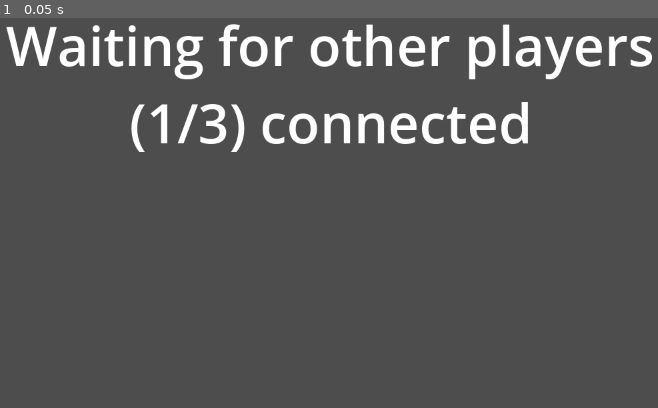
Above: before the commit, frame 1.
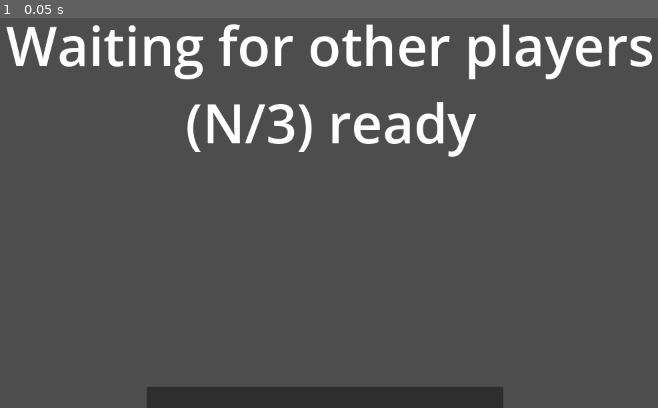
Above: after the commit, the same moment.

Repository: extract/over-fort-2
Game: Godot game, scene res://scenes/maps/lobby/lobby_ui.tscn
Two runs of this game, one before a commit and one after it. Both use one fixed random seed, a clock stepped at 60 frames per second and the inputs below. This scene is started directly instead of the project's main scene.
Inputs:
- Up to frame 1 (0.05 s): no input

The runs differ from the first frame. In frame 1, 5.9% of the frame differs, in the area x 19-81%, y 21-100%.

Commit message:
a lot of game and lobby changes

Diff:
--- /dev/null
+++ b/scenes/game/Game.tscn
@@ -0,0 +1,8 @@
+[gd_scene load_steps=3 format=3 uid="uid://e217n2rh1722"]
+
+[ext_resource type="Script" uid="uid://bkasnarjkd4rq" path="res://scenes/game/game.gd" id="1_klkup"]
+[ext_resource type="PackedScene" uid="uid://dn6ln2qk6dbtr" path="res://scenes/player/player.tscn" id="2_m44fu"]
+
+[node name="Game" type="Node3D"]
+script = ExtResource("1_klkup")
+defaultPlayerScene = ExtResource("2_m44fu")
--- /dev/null
+++ b/scenes/game/game.gd
@@ -0,0 +1,36 @@
+extends Node3D # Or Node2D.
+
+var packedScene : PackedScene
+@export var defaultPlayerScene : PackedScene
+var players = {}
+var heroPlayers = {}
+
+func set_map(packedScene_):
+	packedScene = packedScene_
+
+func set_players(players_):
+	players = players_
+
+func _ready():
+	# Preconfigure game.
+	print_debug("ready")
+	var mapInstance = packedScene.instantiate()
+	get_node("/root/Game").add_child(mapInstance)
+	get_node("/root/Menu/MultiplayerSetup").player_loaded.rpc_id(1) # Tell the server that this peer has loaded.
+
+	mapInstance.consume_next_spawn_point()
+	for idx in players:
+		var heroName = players[idx].get("hero")
+		var hero = null
+		if heroName == "default":
+			hero = defaultPlayerScene.instantiate()
+		heroPlayers.set(players[idx], hero)
+	#for idx in heroPlayers:
+		#heroPlayers.get(idx).global_transform.origin = mapInstance.consume_next_spawn_point().get_global_position()
+
+
+# Called only on the server.
+func start_game():
+	print_debug("start_game")
+	pass
+	# All peers are ready to receive RPCs in this scene.
--- a/scenes/maps/lobby/lobby.tscn
+++ b/scenes/maps/lobby/lobby.tscn
@@ -1,7 +1,7 @@
 [gd_scene load_steps=4 format=3 uid="uid://dsqddxnd6obw"]
 
 [ext_resource type="PackedScene" uid="uid://du0ni00nm5poi" path="res://scenes/shapes/static/floor_10x_10.tscn" id="1_by1pr"]
-[ext_resource type="Script" uid="uid://d24258mt7vtuh" path="res://scenes/maps/lobby/lobby_player_pos.gd" id="1_iupu6"]
+[ext_resource type="Script" uid="uid://ctbggx720mcnf" path="res://scenes/maps/lobby/lobby_manager.gd" id="1_iupu6"]
 [ext_resource type="PackedScene" uid="uid://capis0p76uoxd" path="res://scenes/maps/lobby/lobby_ui.tscn" id="2_4t2je"]
 
 [node name="Lobby" type="Node3D" node_paths=PackedStringArray("slots")]
--- /dev/null
+++ b/scenes/maps/lobby/lobby_manager.gd
@@ -0,0 +1,48 @@
+extends Node3D
+
+@export var slots : Array[Node3D] = []
+@export var slotsTaken : Array[bool] = []
+@export var button : Node
+
+func get_first_free_slot() -> int:
+	var availableSlot = -1
+	if len(slots) != len(slotsTaken):
+		slotsTaken.resize(len(slots))
+	for n in len(slots):
+		if slotsTaken[n] == false:
+			availableSlot = n
+			break
+	return availableSlot
+
+func set_first_free_slot() -> Node3D:
+	var availableSlot = get_first_free_slot()
+	print(str(availableSlot))
+	slotsTaken[availableSlot] = true
+	return slots[availableSlot]
+
+func remove_slot(idx) -> void:
+	slotsTaken[idx] = false
+
+#@rpc("authority")
+func update_ready_players(readyCount, numPlayers) -> void:
+	get_node("LobbyUi/Control/NumberReady").text = "(" + str(readyCount) + "/" + str(numPlayers) + ") ready"
+
+func game_ready() -> void:
+	get_node("LobbyUi/Control/WaitingLabel").text = "... Waiting for host to start game"
+	get_node("LobbyUi/Control/NumberReady").text = "Ready"
+	if multiplayer.is_server():
+		get_node("LobbyUi/Control/ReadyStartButton").text = "Start Game!"
+		get_node("LobbyUi/Control/ReadyStartButton").game_ready_mode()
+	else:
+		get_node("LobbyUi/Control/ReadyStartButton").visible = false
+
+func hide_ui() -> void:
+	get_node("LobbyUi").visible = false
+
+func player_ready(idx) -> void:
+	set_first_free_slot()
+
+
+# Called when the node enters the scene tree for the first time.
+func _ready() -> void:
+	pass # Replace with function body.
--- a/scenes/maps/lobby/lobby_player_pos.gd
+++ /dev/null
@@ -1,31 +0,0 @@
-extends Node3D
-
-@export var slots : Array[Node3D] = []
-@export var slotsTaken : Array[bool] = []
-var firstFreeSlot = 0
-
-func get_first_free_slot() -> Node3D:
-	var availableSlot = -1
-	if len(slots) != len(slotsTaken):
-		slotsTaken.resize(len(slots))
-	for n in len(slots):
-		if slotsTaken[n] == false:
-			availableSlot = n
-			print(availableSlot)
-			break
-	print(str(availableSlot))
-	slotsTaken[availableSlot] = true
-	return slots[availableSlot]
-
-func remove_slot(idx) -> void:
-	slotsTaken[idx] = false
-
-# Called when the node enters the scene tree for the first time.
-func _ready() -> void:
-
-	pass # Replace with function body.
-
-
-# Called every frame. 'delta' is the elapsed time since the previous frame.
-func _process(delta: float) -> void:
-	pass
--- /dev/null
+++ b/scenes/maps/lobby/lobby_ready.gd
@@ -0,0 +1,30 @@
+extends Button
+
+@onready var multiplayerSetupNode
+var pressMeansHost = false
+
+func game_ready_mode():
+	pressMeansHost = true
+
+@rpc("any_peer", "call_local", "reliable")
+func inform_ready_state(id) -> void:
+	print_debug("Player %s now ready" % id)
+	multiplayerSetupNode.update_player_ready_status(id, true)
+
+	pass
+
+@rpc("authority", "call_local", "reliable")
+func start_game_press() -> void:
+	print_debug("Hosting game!")
+	multiplayerSetupNode.start_the_game()
+	pass
+
+func _on_pressed() -> void:
+	if !pressMeansHost:
+		inform_ready_state.rpc(multiplayer.get_unique_id())
+	else:
+		start_game_press.rpc()
+	pass # Replace with function body.
+
+func _ready() -> void:
+	multiplayerSetupNode = get_node("/root/Menu/MultiplayerSetup")
--- a/scenes/maps/lobby/lobby_ui.tscn
+++ b/scenes/maps/lobby/lobby_ui.tscn
@@ -1,6 +1,6 @@
 [gd_scene load_steps=3 format=3 uid="uid://capis0p76uoxd"]
 
-[ext_resource type="Script" uid="uid://c5otu0rdfbuf4" path="res://scenes/maps/lobby/player_count_update.gd" id="1_1uroi"]
+[ext_resource type="Script" uid="uid://di13wx2vc4uo2" path="res://scenes/maps/lobby/lobby_ready.gd" id="1_1uroi"]
 
 [sub_resource type="LabelSettings" id="LabelSettings_linbj"]
 font_size = 81
@@ -18,7 +18,7 @@
 offset_right = 40.0
 offset_bottom = 40.0
 
-[node name="Label" type="Label" parent="Control"]
+[node name="WaitingLabel" type="Label" parent="Control"]
 layout_mode = 0
 offset_right = 1153.0
 offset_bottom = 132.0
@@ -26,13 +26,23 @@
 label_settings = SubResource("LabelSettings_linbj")
 horizontal_alignment = 1
 
-[node name="Label2" type="Label" parent="Control"]
+[node name="NumberReady" type="Label" parent="Control"]
 layout_mode = 0
 offset_left = 1.0
 offset_top = 116.0
 offset_right = 1154.0
 offset_bottom = 248.0
-text = "(N/3) connected"
+text = "(N/3) ready"
 label_settings = SubResource("LabelSettings_linbj")
 horizontal_alignment = 1
+
+[node name="ReadyStartButton" type="Button" parent="Control"]
+layout_mode = 0
+offset_left = 301.0
+offset_top = 568.0
+offset_right = 836.0
+offset_bottom = 646.0
+text = "READY"
 script = ExtResource("1_1uroi")
+
+[connection signal="pressed" from="Control/ReadyStartButton" to="Control/ReadyStartButton" method="_on_pressed"]
--- /dev/null
+++ b/scenes/maps/test_map/test_map.gd
@@ -0,0 +1,11 @@
+extends Node
+
+func consume_next_spawn_point() -> Node3D:
+	return $Spawn1
+
+func get_spawn_points() -> Array[Node3D]:
+	return [null]
+
+# Called when the node enters the scene tree for the first time.
+func _ready() -> void:
+	pass # Replace with function body.
--- a/scenes/maps/test_map/test_map.tscn
+++ b/scenes/maps/test_map/test_map.tscn
@@ -1,10 +1,12 @@
-[gd_scene load_steps=4 format=3 uid="uid://cyjfreye6e0em"]
+[gd_scene load_steps=5 format=3 uid="uid://cyjfreye6e0em"]
 
 [ext_resource type="PackedScene" uid="uid://du0ni00nm5poi" path="res://scenes/shapes/static/floor_10x_10.tscn" id="1_2s55i"]
+[ext_resource type="Script" uid="uid://buyuucje1d4ie" path="res://scenes/maps/test_map/test_map.gd" id="1_vki1u"]
 [ext_resource type="PackedScene" uid="uid://hty8edbtyqdb" path="res://scenes/shapes/static/floor_100_x_100.tscn" id="3_38prr"]
 [ext_resource type="PackedScene" uid="uid://dgsrfg1p7easw" path="res://scenes/shapes/dynamic/box.tscn" id="3_o3n0h"]
 
 [node name="TestMap" type="Node"]
+script = ExtResource("1_vki1u")
 
 [node name="DirectionalLight3D" type="DirectionalLight3D" parent="."]
 transform = Transform3D(1, 0, 0, 0, 0.5465113, 0.83745176, 0, -0.83745176, 0.5465113, 0, 7.6711407, 7.299741)
@@ -23,3 +25,12 @@
 
 [node name="Floor10x11" parent="." instance=ExtResource("1_2s55i")]
 transform = Transform3D(-5.732056e-15, 4.371139e-08, 1, 1, 1.3113416e-07, 0, -1.3113416e-07, 1, -4.371139e-08, -9.982986, 4.9829865, 15.916735)
+
+[node name="Spawn1" type="Node3D" parent="."]
+transform = Transform3D(1, 0, 0, 0, 1, 0, 0, 0, 1, 0, 3.0418172, 0)
+
+[node name="Spawn2" type="Node3D" parent="."]
+transform = Transform3D(0.27565414, 0, 0.96125686, 0, 1, 0, -0.96125686, 0, 0.27565414, 3.2854087, 2.8758163, 0)
+
+[node name="Spawn3" type="Node3D" parent="."]
+transform = Transform3D(1, 0, 0, 0, 1, 0, 0, 0, 1, -2.918933, 2.6906118, 0)
--- a/scenes/menu/connect.gd
+++ b/scenes/menu/connect.gd
@@ -2,39 +2,22 @@
 
 var PORT = 21057
 @onready var lineEdit = $"../LineEdit"
-@export var lobbyScene : PackedScene
-@onready var menuNode = (($"../..") as Control)
+@onready var multiplayerSetupNode = $"../../../MultiplayerSetup"
 
 # Called when the node enters the scene tree for the first time.
 func _ready() -> void:
-	multiplayer.connected_to_server.connect(_on_connected_to_server)
-	multiplayer.connection_failed.connect(_on_connection_failed)
+	pass
 
 func _on_pressed() -> void:
-	var ip = lineEdit.text
-	print(ip)
-	if len(ip) != 0:
-		join_game(ip)
-	else:
-		join_game()
+	var userInput = lineEdit.text
+	var port = PORT
+	var ip = "127.0.0.1"
+	if len(userInput) > 0:
+		if text.find(":") != -1:
+			ip = userInput.split(":")[0]
+			port = int(userInput.split(":")[1])
+		else:
+			ip = userInput
+	print(ip, port)
+	multiplayerSetupNode.join_game(ip,port)
 	pass # Replace with function body.
-
-
-func join_game(address: String = "127.0.0.1"):
-	var peer = ENetMultiplayerPeer.new()
-	var error = peer.create_client(address, PORT)
-
-	if error != OK:
-		print("Failed to create client: ", error)
-		return
-
-	multiplayer.multiplayer_peer = peer
-	print("Attempting to connect to ", address, ":" , PORT)
-
-func _on_connected_to_server():
-	get_node("/root/").add_child(lobbyScene.instantiate())
-	menuNode.visible = false
-	print("Successfully connected to the server!")
-
-func _on_connection_failed():
-	print("Connection failed.")
--- a/scenes/menu/host.gd
+++ b/scenes/menu/host.gd
@@ -1,72 +1,18 @@
 extends Button
-@export var startMap : PackedScene
-@export var playerScene : PackedScene
-@export var lobbyScene : PackedScene
-@onready var networkNode = $"../../../Network"
 
-var hasStartedPlaying = false
+@onready var multiplayerSetupNode = $"../../../MultiplayerSetup"
+
 #var peers : Map = []
 
 var PORT = 21057
-const MAX_CLIENTS = 8
+
 @onready var menuNode = (($"../..") as Control)
-@onready var lobbyInstance
+
 
 func _on_pressed() -> void:
 	print("Hello $PORT", PORT)
-	host_game()
+	multiplayerSetupNode.host_game(PORT)
 	pass # Replace with function body.
 
 func _ready():
-	# It's a good practice to connect signals before starting the server
-	multiplayer.peer_connected.connect(_on_player_connected)
-	multiplayer.peer_disconnected.connect(_on_player_disconnected)
-
-func host_game():
-	# 1. Create the peer
-	var peer = ENetMultiplayerPeer.new()
-
-	# 2. Initialize it as a server
-	var error = peer.create_server(PORT, MAX_CLIENTS)
-	if error != OK:
-		print("Failed to host: ", error)
-		return
-
-	# 3. Assign the peer to the multiplayer API
-	multiplayer.multiplayer_peer = peer
-	print("Server started on port ", PORT)
-	lobbyInstance = lobbyScene.instantiate()
-	get_node("/root/").add_child(lobbyScene.instantiate())
-	_add_player(1)
-	menuNode.visible = false
-
-func _add_player(id):
-	var playerInstance = playerScene.instantiate()
-	playerInstance.name = "player_" + str(id)
-	get_node("/root/Node3D/Network").add_child(playerInstance)
-	#peers[id] = playerInstance
-	print(str(lobbyInstance.get_first_free_slot()))
 	pass
-
-# Called on the server when a new player joins
-func _on_player_connected(id):
-
-	print("Player connected: ", id)
-	print("Players: " + str(len(multiplayer.get_peers()) + 1) + "/3")
-
-	#lobbyInstance.get_node("LobbyUi/Control/Label2").text = "lol"
-
-	if len(multiplayer.get_peers()) + 1 >= 3 and !hasStartedPlaying:
-		hasStartedPlaying = true
-
-		var lobbyNode = get_node("/root/Lobby")
-		var mapInstance = startMap.instantiate()
-		_add_player(id)
-		get_node("/root").remove_child(lobbyNode)
-		get_node("/root/Node3D/Network").add_child(mapInstance)
-
-		#lobbyInstance.visible = false
-
-# Called on the server when a player leaves
-func _on_player_disconnected(id):
-	print("Player disconnected: ", id)
--- a/scenes/menu/menu.tscn
+++ b/scenes/menu/menu.tscn
@@ -1,12 +1,16 @@
-[gd_scene load_steps=6 format=3 uid="uid://cho0rrlnqk2wt"]
+[gd_scene load_steps=9 format=3 uid="uid://cho0rrlnqk2wt"]
 
 [ext_resource type="Script" uid="uid://cdekt81cskj8h" path="res://scenes/menu/connect.gd" id="1_klgdb"]
 [ext_resource type="Script" uid="uid://bwak73dko45bd" path="res://scenes/menu/host.gd" id="2_mcvr8"]
 [ext_resource type="PackedScene" uid="uid://cyjfreye6e0em" path="res://scenes/maps/test_map/test_map.tscn" id="3_e0arn"]
 [ext_resource type="PackedScene" uid="uid://dn6ln2qk6dbtr" path="res://scenes/player/player.tscn" id="4_037ec"]
 [ext_resource type="PackedScene" uid="uid://dsqddxnd6obw" path="res://scenes/maps/lobby/lobby.tscn" id="5_y1o0p"]
+[ext_resource type="Script" uid="uid://d0nninkwx7pfu" path="res://scenes/menu/multiplayer.gd" id="6_r8yej"]
+[ext_resource type="PackedScene" uid="uid://e217n2rh1722" path="res://scenes/game/Game.tscn" id="7_3y2rt"]
 
-[node name="Node3D" type="Node3D"]
+[sub_resource type="SceneReplicationConfig" id="SceneReplicationConfig_r8yej"]
+
+[node name="Menu" type="Node3D"]
 
 [node name="Network" type="Node" parent="."]
 
@@ -29,7 +33,6 @@
 offset_bottom = 41.0
 text = "CONNECT"
 script = ExtResource("1_klgdb")
-lobbyScene = ExtResource("5_y1o0p")
 
 [node name="LineEdit" type="LineEdit" parent="Menu/Client"]
 layout_mode = 0
@@ -52,13 +55,22 @@
 offset_bottom = 100.0
 text = "HOST (PORT 21057)"
 script = ExtResource("2_mcvr8")
-startMap = ExtResource("3_e0arn")
-playerScene = ExtResource("4_037ec")
-lobbyScene = ExtResource("5_y1o0p")
 
 [node name="MultiplayerSpawner" type="MultiplayerSpawner" parent="."]
 _spawnable_scenes = PackedStringArray("uid://dn6ln2qk6dbtr", "uid://cyjfreye6e0em")
 spawn_path = NodePath("../Network")
 
+[node name="MultiplayerSetup" type="Node" parent="."]
+script = ExtResource("6_r8yej")
+startMap = ExtResource("3_e0arn")
+playerScene = ExtResource("4_037ec")
+lobbyScene = ExtResource("5_y1o0p")
+gameScene = ExtResource("7_3y2rt")
+
+[node name="MultiplayerSynchronizer" type="MultiplayerSynchronizer" parent="MultiplayerSetup"]
+replication_config = SubResource("SceneReplicationConfig_r8yej")
+
+[node name="Node" type="Node" parent="."]
+
 [connection signal="pressed" from="Menu/Client/Button" to="Menu/Client/Button" method="_on_pressed"]
 [connection signal="pressed" from="Menu/Server/Button" to="Menu/Server/Button" method="_on_pressed"]
--- /dev/null
+++ b/scenes/menu/multiplayer.gd
@@ -0,0 +1,165 @@
+extends Node
+
+@export var startMap : PackedScene
+@export var playerScene : PackedScene
+@export var lobbyScene : PackedScene
+@export var gameScene : PackedScene
+@onready var networkNode = $"../Network"
+@onready var menuNode = (($"../Menu") as Control)
+@onready var lobbyInstance
+const MAX_CLIENTS = 8
+
+var hasStartedPlaying = false
+
+var players = {}
+var player_info = {"name": "Name", "readyState": false, "hero": "default"}
+var players_loaded = 0
+
+func _ready():
+	multiplayer.peer_connected.connect(_on_player_connected)
+	multiplayer.peer_disconnected.connect(_on_player_disconnected)
+	multiplayer.connected_to_server.connect(_on_connected_to_server)
+	multiplayer.connection_failed.connect(_on_connection_failed)
+	multiplayer.server_disconnected.connect(_on_server_disconnected)
+
+
+func host_game(port):
+	# 1. Create the peer
+	var peer = ENetMultiplayerPeer.new()
+
+	# 2. Initialize it as a server
+	var error = peer.create_server(port, MAX_CLIENTS)
+	if error != OK:
+		print("Failed to host: ", error)
+		return
+
+	# 3. Assign the peer to the multiplayer API
+	multiplayer.multiplayer_peer = peer
+	print("Server started on port ", port)
+	lobbyInstance = lobbyScene.instantiate()
+	get_node("/root/").add_child(lobbyInstance)
+	_add_player(1, lobbyInstance)
+	update_player_ready_status(1, false)
+	lobbyInstance.update_ready_players(0, 1)
+	menuNode.visible = false
+
+func _add_player(id, lobbyInstance_):
+	#var playerInstance = playerScene.instantiate()
+	#playerInstance.name = "player_" + str(id)
+	#get_node("/root/Node3D/Network").add_child(playerInstance)
+	players[id] = player_info.duplicate()
+	print(str(lobbyInstance_.get_first_free_slot()))
+	pass
+
+# Called on the server when a new player joins
+func _on_player_connected(id):
+	_add_player(id, lobbyInstance)
+	print("Player connected: ", id)
+	var numReadyPlayers = 0
+	for player in players:
+		if players[player].get("readyState"):
+			numReadyPlayers += 1
+	lobbyInstance.update_ready_players(numReadyPlayers, players.size())
+
+#	if len(multiplayer.get_peers()) + 1 >= 3 and !hasStartedPlaying:
+#		hasStartedPlaying = true
+#
+#		var lobbyNode = get_node("/root/Lobby")
+#		var mapInstance = startMap.instantiate()
+#		_add_player(id)
+#		get_node("/root").remove_child(lobbyNode)
+#		get_node("/root/Node3D/Network").add_child(mapInstance)
+
+		#lobbyInstance.visible = false
+
+# Called on the server when a player leaves
+func _on_player_disconnected(id):
+	print("Player disconnected: ", id)
+	players.erase(id)
+
+@rpc("authority", "call_local", "reliable")
+func has_started_playing_server() -> bool:
+	return hasStartedPlaying
+
+
+func join_game(address: String = "127.0.0.1", port: int = 21057):
+	var peer = ENetMultiplayerPeer.new()
+	var error = peer.create_client(address, port)
+
+	if error != OK:
+		print("Failed to create client: ", error)
+		return
+
+	multiplayer.multiplayer_peer = peer
+	print("Attempting to connect to ", address, ":" , port)
+
+@rpc("any_peer", "reliable")
+func _register_player(new_player_info):
+	var new_player_id = multiplayer.get_remote_sender_id()
+	players[new_player_id] = new_player_info
+
+@rpc("authority", "call_local", "reliable")
+func update_player_ready_status(id, newReadyState):
+	players[id].set("readyState", newReadyState)
+	var numReadyPlayers = 0
+	for player in players:
+		if players[player].get("readyState"):
+			numReadyPlayers += 1
+	lobbyInstance.update_ready_players(numReadyPlayers, players.size())
+	if numReadyPlayers == players.size():
+		lobbyInstance.game_ready()
+
+func start_the_game() -> void:
+	multiplayer.multiplayer_peer.set_refuse_new_connections(true) ## TODO DIDNT WORK
+	lobbyInstance.hide_ui()
+	lobbyInstance.visible = false
+	load_game.rpc("res://scenes/game/Game.tscn")
+	pass
+
+@rpc("any_peer", "call_local", "reliable")
+func player_loaded():
+	print("hey... player loaded")
+	if multiplayer.is_server():
+		players_loaded += 1
+		if players_loaded == players.size():
+			$/root/Game.start_game()
+			players_loaded = 0
+
+@rpc("call_local", "reliable")
+func load_game(game_scene_path):
+	var gameInstance = gameScene.instantiate()
+	gameInstance.set_map(startMap)
+	gameInstance.set_players(players)
+	get_node("/root").add_child(gameInstance)
+	get_node("/root/Lobby").queue_free()
+
+func _on_connected_to_server():
+	var peer_id = multiplayer.get_unique_id()
+
+	menuNode.visible = false
+	lobbyInstance = lobbyScene.instantiate()
+	get_node("/root/").add_child(lobbyInstance)
+	_add_player(peer_id, lobbyInstance)
+
+	print(str(lobbyInstance.get_first_free_slot()))
+	update_player_ready_status(peer_id, false)
+	print("Successfully connected to the server!")
+
+func remove_multiplayer_peer():
+	multiplayer.multiplayer_peer = OfflineMultiplayerPeer.new()
+	players.clear()
+
+func _on_connected_ok():
+	pass
+	#var peer_id = multiplayer.get_unique_id()
+	#players[peer_id] = player_info
+
+func _on_connected_fail():
+	remove_multiplayer_peer()
+
+func _on_server_disconnected():
+	remove_multiplayer_peer()
+	players.clear()
+
+func _on_connection_failed():
+	print("Connection failed.")
Not shown, added: scenes/game/game.gd.uid
Not shown, added: scenes/maps/lobby/lobby_manager.gd.uid
Not shown, removed: scenes/maps/lobby/lobby_player_pos.gd.uid
Not shown, added: scenes/maps/lobby/lobby_ready.gd.uid
Not shown, added: scenes/maps/test_map/test_map.gd.uid
Not shown, added: scenes/menu/multiplayer.gd.uid
